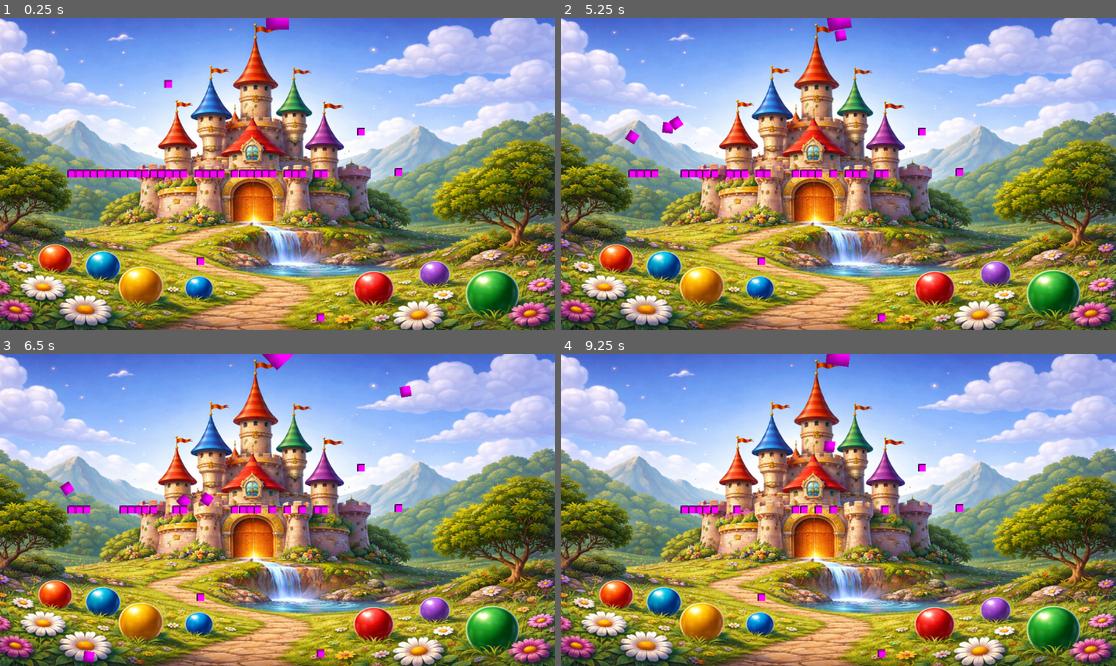
Above: before the commit, frames 1-4 (two rows, left to right).
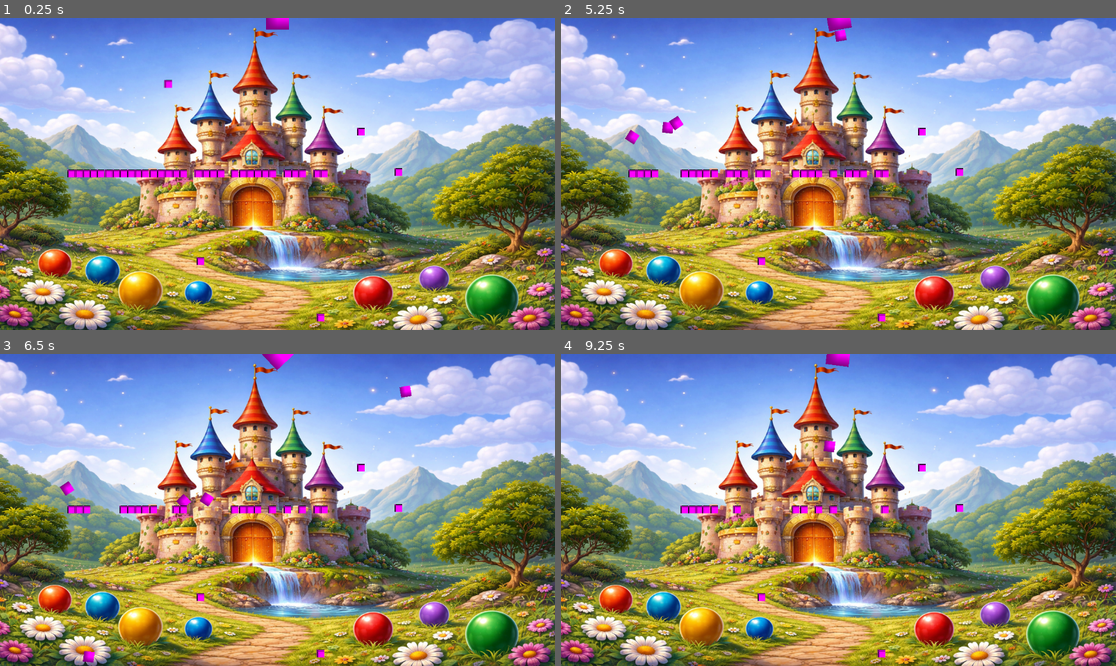
Above: after the commit, the same moments.

Repository: camoa016/Peggle-ripoff
Game: Godot game, scene res://Scenes/level_2.tscn
Same seed, same stepped clock (60 frames per second), same inputs: the game is played once before the commit and once after it. This scene is started directly instead of the project's main scene.
Inputs (mouse positions are in pixels of both pictures, inside the frame that each line leads up to):
- Up to frame 1 (0.25 s): no input
- Up to frame 2 (5.25 s): tap Enter at 0.5 s; move the mouse to (960, 158) at 0.52 s; click (960, 158) at 0.67 s; move the mouse to (727, 189) at 1.27 s; click (727, 189) at 1.42 s; move the mouse to (894, 105) at 2.02 s; click (894, 105) at 2.17 s; move the mouse to (810, 236) at 2.77 s; click (810, 236) at 2.92 s; move the mouse to (1005, 220) at 3.52 s; click (1005, 220) at 3.67 s; move the mouse to (672, 127) at 4.27 s; click (672, 127) at 4.42 s; move the mouse to (866, 174) at 5.02 s; click (866, 174) at 5.17 s
- Up to frame 3 (6.5 s): move the mouse to (194, 432) at 5.77 s; click (194, 432) at 5.92 s
- Up to frame 4 (9.25 s): move the mouse to (960, 494) at 6.52 s; click (960, 494) at 6.67 s; move the mouse to (727, 525) at 7.27 s; click (727, 525) at 7.42 s; move the mouse to (894, 441) at 8.02 s; click (894, 441) at 8.17 s; move the mouse to (810, 572) at 8.77 s; click (810, 572) at 8.92 s

The runs differ from the first frame. In frame 1, 52% of the frame differs, in the area x 0-100%, y 0-100%; in frame 2, 52%; in frame 3, 52%; in frame 4, 52%.

Commit message:
Wrap PeggleCastle in background node
Add a new 'background' Node and reparent the PeggleCastle Sprite2D under it. Update PeggleCastle's visibility_layer to 4, z_index to -10, z_as_relative to false, and adjust its position while keeping scale and texture—organizes the scene and fixes layering/visibility in level_2.

Diff:
--- a/peggle-ripoff/Scenes/level_2.tscn
+++ b/peggle-ripoff/Scenes/level_2.tscn
@@ -167,8 +167,13 @@
 [node name="Launcher" parent="Gun" unique_id=1356385187 instance=ExtResource("4_055b2")]
 position = Vector2(0, -324)
 
-[node name="PeggleCastle" type="Sprite2D" parent="." unique_id=1531544276]
-position = Vector2(1.7642975e-05, 2.4999933)
+[node name="background" type="Node" parent="." unique_id=1976765174]
+
+[node name="PeggleCastle" type="Sprite2D" parent="background" unique_id=1531544276]
+visibility_layer = 4
+z_index = -10
+z_as_relative = false
+position = Vector2(-1, 12)
 scale = Vector2(0.7643228, 0.6591796)
 texture = ExtResource("5_v36qu")
 
